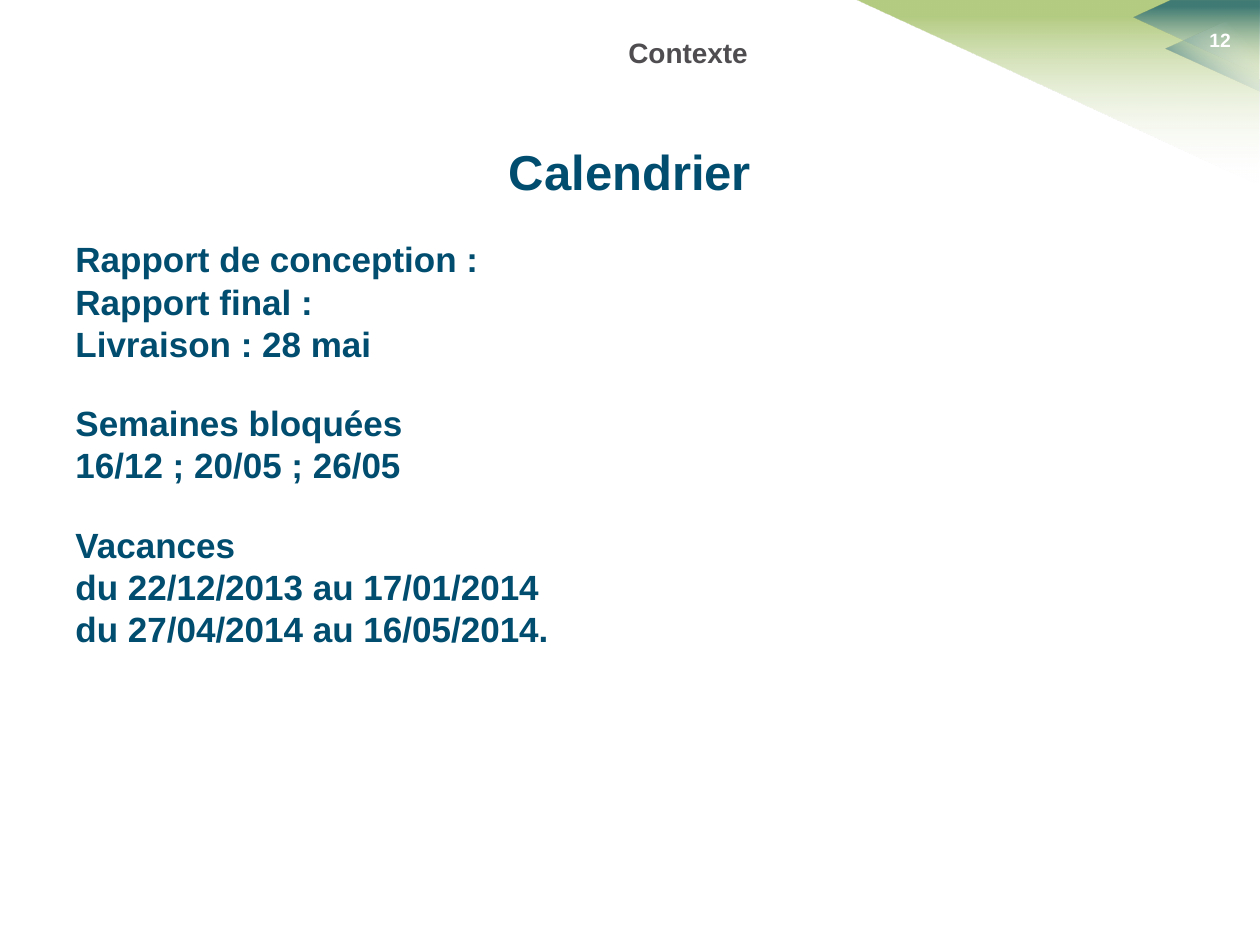
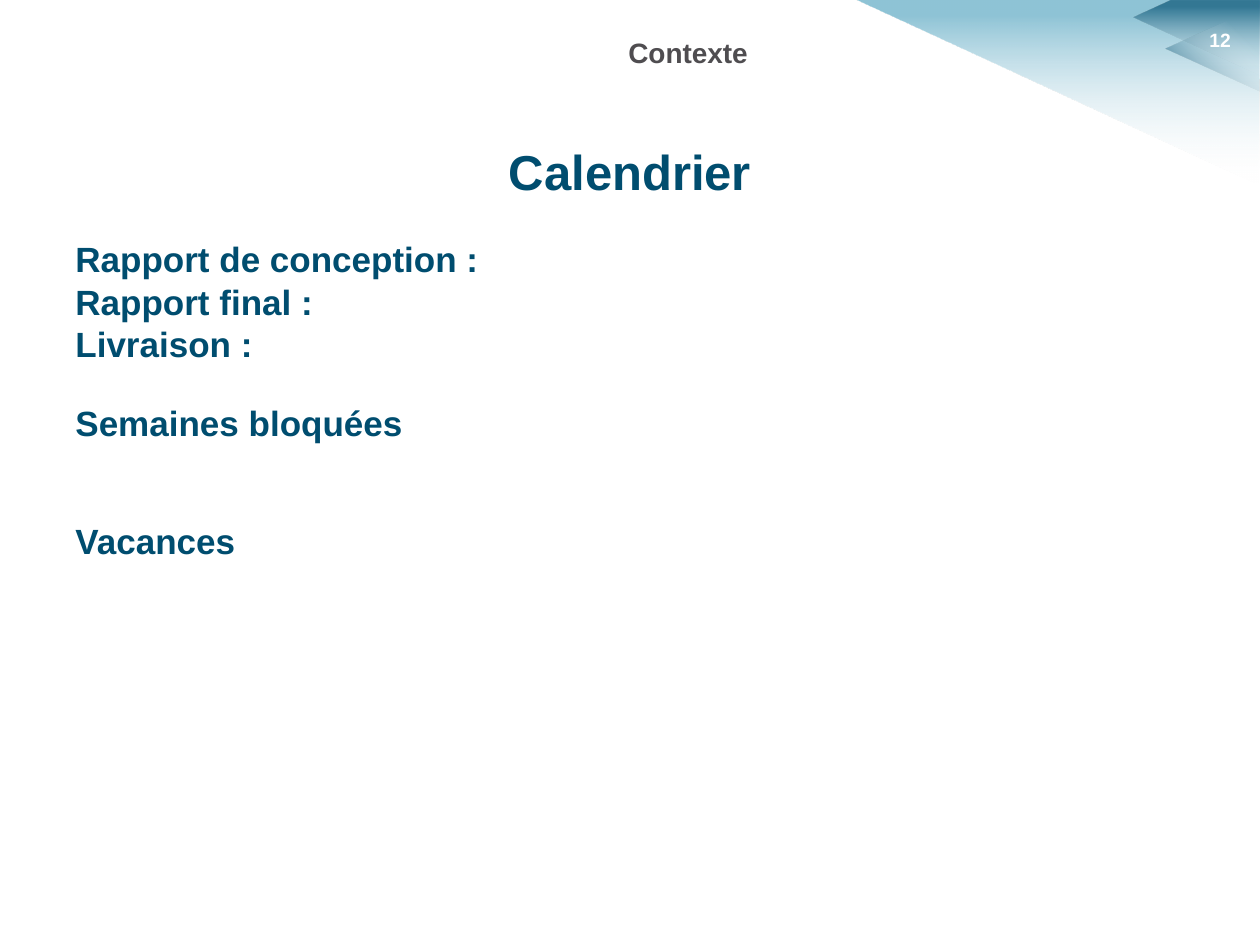
Before and after one commit to HKervadec/korrigolo, a slide deck: slide 12 of soutenances/planification/soutenance_planification.pptx. Drawn at 1260x945 pixels with LibreOffice and Linux fonts; fonts in the diff are those of the drawing; background and template pictures are left out. Boxes give left, top, right and bottom in pixels: in the first picture for what was removed or moved away, otherwise in the second. Text is boxed around its words. In the diff, an @@ line names an element or a change of style, - is before the commit and + after.

```diff
--- a/soutenances/planification/soutenance_planification.pptx
+++ b/soutenances/planification/soutenance_planification.pptx
@@ freeform shape at (856,0,1260,185): fill gradient #FFFFFF to #9BBB59 to gradient #FFFFFF to #6BB1C9 @@
@@ text at (75,331,231,358): text changed @@
-Livraison : 28 mai
+Livraison :
@@ text at (75,452,401,479): paragraph removed @@
-16/12 ; 20/05 ; 26/05
@@ text at (75,574,548,643): paragraphs removed @@
-du 22/12/2013 au 17/01/2014
-du 27/04/2014 au 16/05/2014.
```
Also in this commit, not shown: 20 other slides changed, 2 slides added, 2 slides removed, 2 other files.
